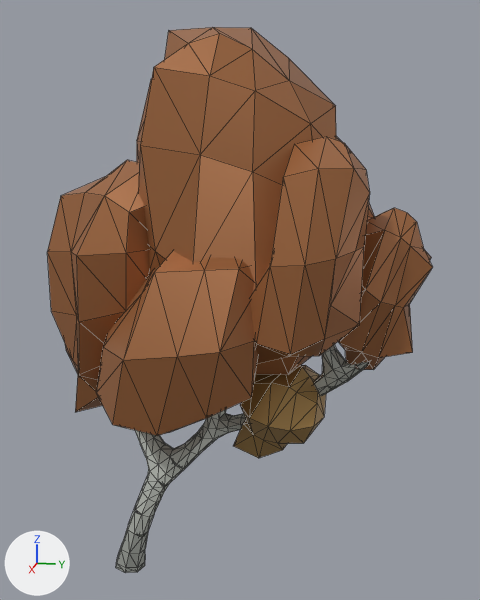
The glTF model public/models/q-birch-autumn.lod.glb: old version first, new version second.
Before and after are seen from a 50 mm lens placed at (3.93, 1.55, 2.93), pointed at (-0.15, 0.74, 1.91). Lighting does not change. The marker at lower left points along +X, +Y and +Z. The older version comes first. Mesh edges are drawn as thin lines. Where no turn or scale is listed for an object, it has been applied to the vertices. Vertices at exactly the same position are counted once.

Script lines for the objects in view, before the commit:
```python
me_birchtree_autumn_1 = bpy.data.meshes.new('BirchTree_Autumn_1')
me_birchtree_autumn_1.from_pydata(...)  # 866 vertices, 1649 faces; spans x -0.85..0.85, y -1.24..1.24, z -1.79..1.79
# faces by material slot: [1072, 1, 80, 496]
me_birchtree_autumn_1.materials.append(mat_white)  # light grey #bfc4bc
me_birchtree_autumn_1.materials.append(mat_black)  # dark grey #3b3b3b
me_birchtree_autumn_1.materials.append(mat_lightorange)  # brown #b18c52
me_birchtree_autumn_1.materials.append(mat_orange)  # brown #a96f45
ob_birchtree_autumn_1 = bpy.data.objects.new('BirchTree_Autumn_1', me_birchtree_autumn_1)
ob_birchtree_autumn_1.location = (-0.096, 0.671, 1.759)
```
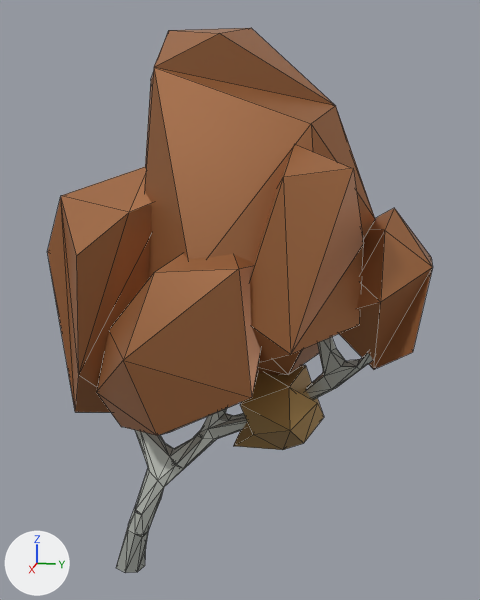
Where the newer file only moved an object's origin or applied its transform, the numbers keep the older frame.

Where the change shows, as pixel boxes (x1, y1, x2, y2) in the pictures (480 x 600 px):
```json
{"object": "BirchTree_Autumn_1", "change": "reshaped", "before": [47, 27, 432, 573], "after": [47, 28, 432, 573]}
{"part": 1, "of": "me_birchtree_autumn_1", "change": "deleted", "before": [47, 27, 432, 573]}
```

The change, as JSON lines over the scene's bpy script:
```json
{"block": "me_birchtree_autumn_1", "where": "# used by ob_birchtree_autumn_1; location = (-0.096, 0.671, 1.759)"}
{"op": "remove", "block": "me_birchtree_autumn_1", "code": "me_birchtree_autumn_1.from_pydata(...)  # 866 vertices, 1649 faces; spans x -0.85..0.85, y -1.24..1.24, z -1.79..1.79"}
{"op": "add", "block": "me_birchtree_autumn_1", "code": "me_birchtree_autumn_1.from_pydata(...)  # 265 vertices, 486 faces; spans x -0.85..0.85, y -1.21..1.24, z -1.79..1.79"}
{"block": "me_birchtree_autumn_1", "change": "me_birchtree_autumn_1 part 1: 601 vertices removed from x -0.79..0.77, y -1.24..1.18, z -1.79..1.78"}
```
